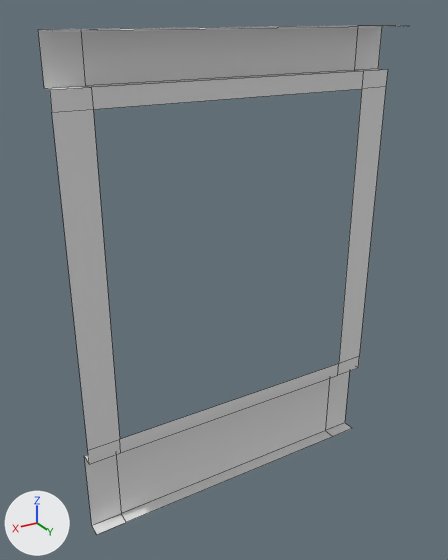
A saved change to the FBX model TesisDV/Assets/Models/Models/NewHome/Wall_window_large.fbx.
One viewpoint serves both versions: a 50 mm lens placed at (7.01, 16.89, 7.13), pointed at (2.75, 9.79, 3.58). Every picture has the same lights, and +X, +Y and +Z are marked at lower left. Mesh edges are drawn as thin lines.

In view in the first picture: 'Wall_window_large'.
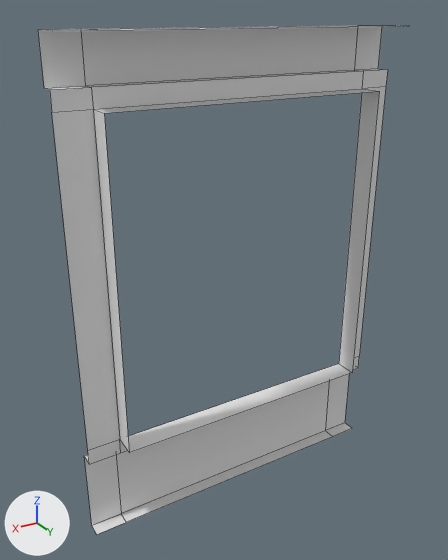
The newer file is also turned or shifted as a whole; pictures and numbers use the older file's frame.

Patch to the scene script:
```diff
--- a/TesisDV/Assets/Models/Models/NewHome/Wall_window_large.fbx.py
+++ b/TesisDV/Assets/Models/Models/NewHome/Wall_window_large.fbx.py
@@ me_mesh @@
 me_mesh.from_pydata(...)  # 40 vertices, 26 faces; spans x -2.52..2.48, y -0.28..0.27, z -3.48..3.49
 # used by ob_wall_window_large; location = (2.54, 9.97, 3.48)
 # verts and faces of me_mesh; kept vertices keep their numbers, new ones are numbered from 40
 # before: 36 (2.0, -0.07, 2.65) at pixel (93, 109), 37 (-2.05, -0.07, 2.65) at pixel (361, 88), 38 (-2.05, -0.07, -1.93) at pixel (338, 363), 39 (2.0, -0.07, -1.93) at pixel (119, 439)
+# me_mesh part 1
+for new, old in zip([*range(40, 44)], [*range(36, 40)]): verts[new] = verts[old] + (0.0, 0.35, 0.0)
+faces += [(36, 37, 41, 40), (38, 39, 43, 42), (37, 38, 42, 41), (36, 40, 43, 39)]
```

Location of each change, (x1, y1, x2, y2) in pixels of the pictures (448 x 560 px):
part 1 of me_mesh, added
    after: (93, 89, 379, 453)
